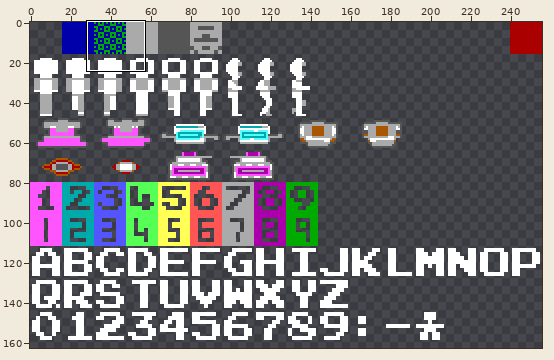
Pixel-art file -- assets/extras/spritesheet.aseprite. Above, an overview of the earlier version with the close-up marked.
Close-up. Earlier state:
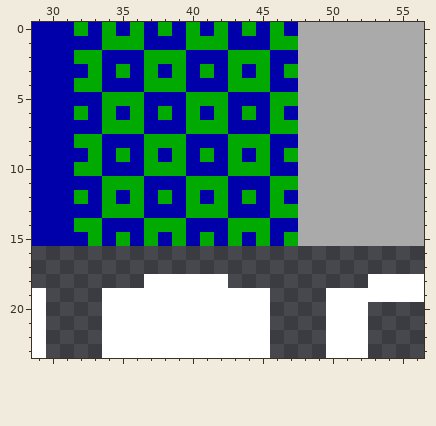
256x256 pixels, 1 frame. Shown: x 29..56, y 0..23. The wide view leaves out empty margins.
Now the later version:
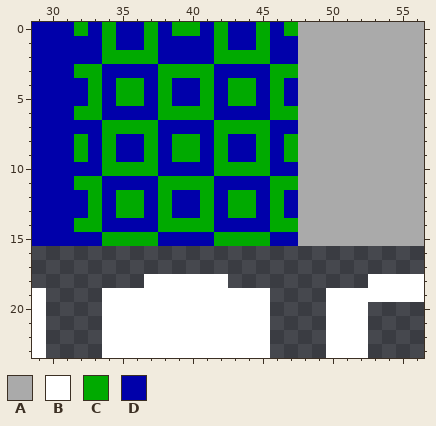
Palette (. is transparent): A #aaaaaa  B #ffffff  C #00aa00  D #0000aa
Difference:
y 0: x 36..39 CDCD -> DCDC; x 44..47 CDCD -> DCDC
y 1: x 35..37 CCD -> DDC; x 40..41 CC -> DD; x 45..47 DCC -> CDD
y 2: x 32..36 CCDDD -> DDCCC; x 38..39 CC -> DD; x 42 D -> C
y 3: x 32 D -> C; x 35 C -> D; x 37..38 CD -> DC; x 40 D -> C; x 43 C -> D; x 45..46 CD -> DC
y 4: x 32 C -> D; x 35..37 DDC -> CCD; x 39 C -> D; x 41 D -> C; x 45..46 CD -> DC
y 5: x 33..34 DC -> CD; x 38 D -> C; x 40 C -> D; x 42..44 CDD -> DCC; x 47 C -> D
y 6: x 33..34 DC -> CD; x 36 C -> D; x 39 D -> C; x 41..42 DC -> CD; x 44 C -> D; x 47 D -> C
y 7: x 37 D -> C; x 40..41 CC -> DD; x 43..47 DDDCC -> CCCDD
y 8: x 33..34 CD -> DC; x 38 C -> D; x 40 D -> C; x 42..44 DCC -> CDD; x 47 D -> C
y 9: x 32..35 DCDC -> CDCD; x 40..43 DCDC -> CDCD
y 10: x 32..36 CCDDD -> DDCCC; x 38..39 CC -> DD; x 42 D -> C
y 11: x 32..36 DDCCC -> CCDDD; x 38..39 DD -> CC; x 42 C -> D
y 12: x 32..35 CDCD -> DCDC; x 40..43 CDCD -> DCDC
y 13: x 33..34 DC -> CD; x 38 D -> C; x 40 C -> D; x 42..44 CDD -> DCC; x 47 C -> D
y 14: x 37 C -> D; x 40..41 DD -> CC; x 43..47 CCCDD -> DDDCC
y 15: x 33..34 CD -> DC; x 36 D -> C; x 39 C -> D; x 41..42 CD -> DC; x 44 D -> C; x 47 C -> D
Boxes around the changes in both close-ups, in picture pixels (x1, y1, x2, y2):
changed: (74, 22, 298, 246)
